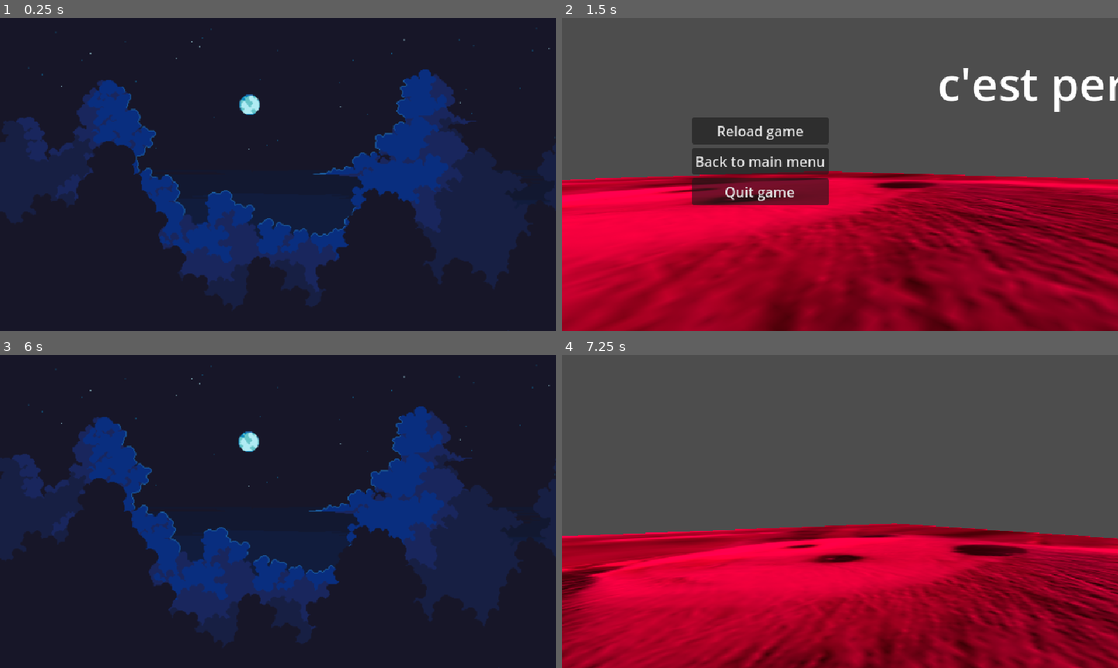
Above: before the commit, frames 1-4 (two rows, left to right).
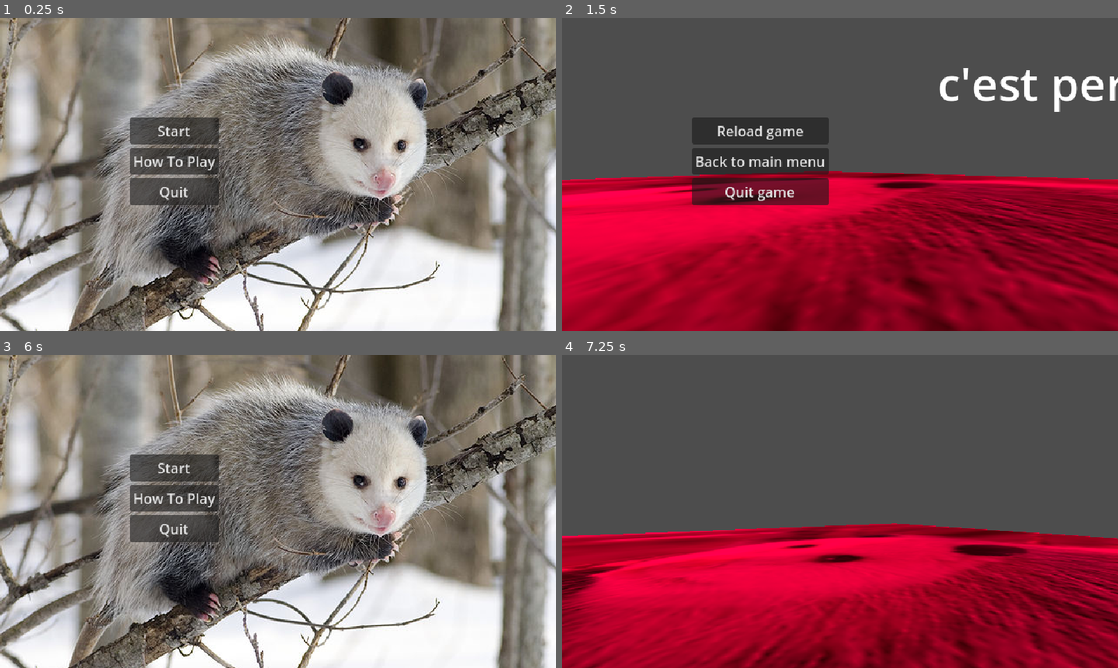
Above: after the commit, the same moments.

Repository: Minipeps/SpeedJam-8
Game: Godot game, scene res://Menus/MainMenu/MainMenu.tscn
Two runs of this game, one before a commit and one after it. Both use one fixed random seed, a clock stepped at 60 frames per second and the inputs below.
Inputs (mouse positions are in pixels of both pictures, inside the frame that each line leads up to):
- Up to frame 1 (0.25 s): no input
- Up to frame 2 (1.5 s): click "Start" at 0.5 s; tap Enter (ui_accept) at 1.25 s; move the mouse to (867, 174) at 1.27 s; hold Up (player_move_up) from 1.28 s (still down); tap C (display_end_screen_lose) at 1.35 s
- Up to frame 3 (6 s): tap Enter (ui_accept) at 1.52, 2.27, 3.77, 4.52, 5, 5.27 s; move the mouse to (250, 511) at 2.02 s; tap X (display_end_screen_win) at 2.1, 3.6, 5.1 s; move the mouse to (289, 505) at 2.77 s; tap C (display_end_screen_lose) at 2.85, 4.35 s; move the mouse to (272, 517) at 3.52 s; move the mouse to (316, 514) at 4.27 s; move the mouse to (233, 508) at 5.02 s; release Up (player_move_up) at 5.75 s; click "Back to main menu" at 5.75 s
- Up to frame 4 (7.25 s): click "Start" at 6.5 s

The runs differ from the first frame. In frame 1, 98% of the frame differs, in the area x 0-100%, y 0-100%; in frame 2, nothing differs; in frame 3, 98%; in frame 4, nothing differs.

Commit message:
Removed Parallax from Main Menu

Diff:
--- a/Menus/MainMenu/MainMenu.tscn
+++ b/Menus/MainMenu/MainMenu.tscn
@@ -1,8 +1,7 @@
-[gd_scene load_steps=5 format=3 uid="uid://cx5tqqwvb5tyc"]
+[gd_scene load_steps=4 format=3 uid="uid://cx5tqqwvb5tyc"]
 
 [ext_resource type="Script" path="res://Menus/MainMenu/MainMenu.gd" id="1_vk5ut"]
 [ext_resource type="Texture2D" uid="uid://c8kfo50a4t6dn" path="res://Menus/MainMenu/640px-Opossum_1.jpg" id="2_r8l7y"]
-[ext_resource type="PackedScene" uid="uid://hhg3splfg7rx" path="res://Parallax/Parallax.tscn" id="3_1t8eu"]
 
 [sub_resource type="GDScript" id="GDScript_cxd8h"]
 
@@ -48,8 +47,6 @@
 layout_mode = 2
 text = "Quit"
 
-[node name="Parallax" parent="." instance=ExtResource("3_1t8eu")]
-
 [connection signal="pressed" from="VBoxContainer/StartButton" to="." method="onStartButtonPressed"]
 [connection signal="pressed" from="VBoxContainer/TutorialButton" to="." method="onTutorialButtonPressed"]
 [connection signal="pressed" from="VBoxContainer/QuitButton" to="." method="onQuitButtonPressed"]
